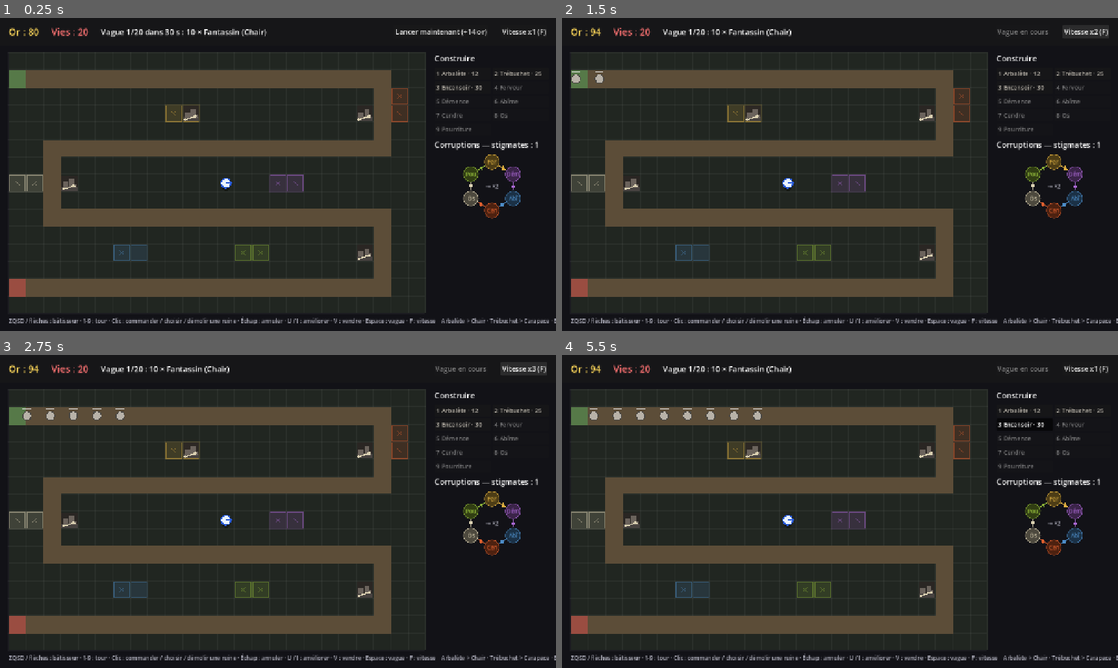
Above: before the commit, frames 1-4 (two rows, left to right).
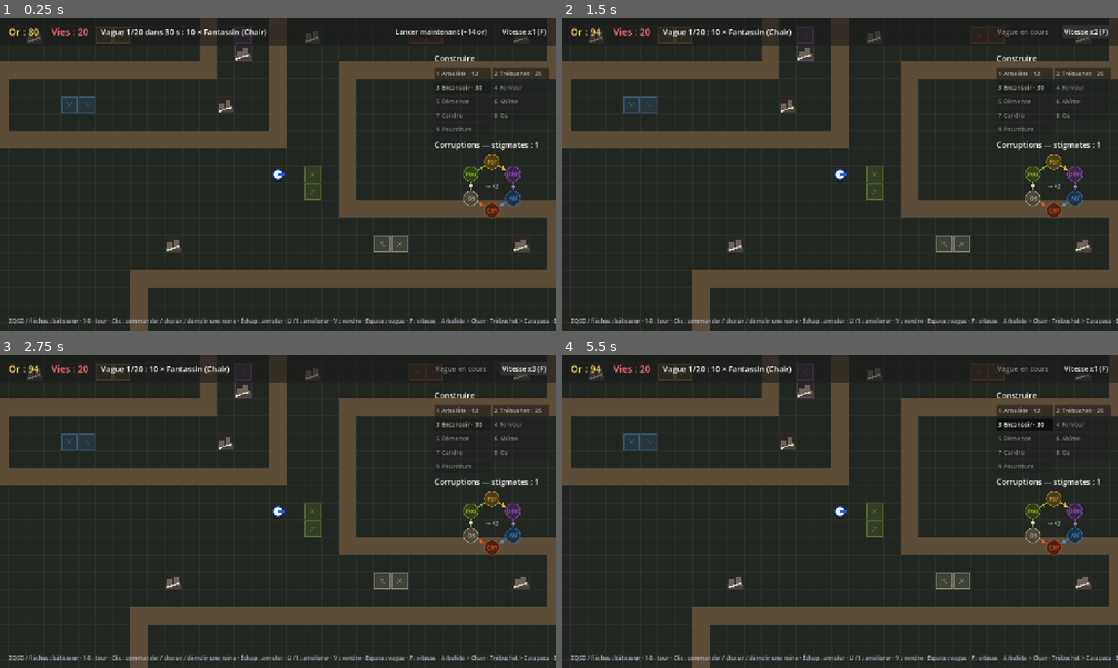
Above: after the commit, the same moments.

Repository: Vespper/TowerDefense
Game: Godot game, scene res://scenes/main/main.tscn
The game is run twice, just before and just after one commit, with the same random seed, the same clock (stepped at 60 frames per second) and the same inputs.
Inputs:
- Up to frame 1 (0.25 s): no input
- Up to frame 2 (1.5 s): click "Lancer maintenant (+14 or)" at 0.5 s; click "Vitesse x1 (F)" at 1.25 s
- Up to frame 3 (2.75 s): click "Vitesse x2 (F)" at 2 s
- Up to frame 4 (5.5 s): click "Vitesse x3 (F)" at 2.75 s; click "1 Arbalète · 12" at 3.5 s; click "2 Trébuchet · 25" at 4.25 s; click "3 Encensoir · 30" at 5 s

The runs differ from the first frame. In frame 1, 30% of the frame differs, in the area x 0-100%, y 0-100%; in frame 2, 30%; in frame 3, 30%; in frame 4, 30%.

Commit message:
Carte Charnier plus grande, caméra qui suit le bâtisseur, pause
Co-Authored-By: Claude Opus 5.5 <noreply@anthropic.com>
Claude-Session: https://claude.ai/code/session_01JcHKN9eG7ToWKNfS3dUWNC

Diff:
--- a/data/builder.tres
+++ b/data/builder.tres
@@ -4,3 +4,4 @@
 
 [resource]
 script = ExtResource("1")
+speed = 320.0
--- /dev/null
+++ b/data/maps/charnier.tres
@@ -0,0 +1,25 @@
+[gd_resource type="Resource" script_class="MapData" load_steps=2 format=3]
+
+[ext_resource type="Script" path="res://scripts/data/map_data.gd" id="1"]
+
+[resource]
+script = ExtResource("1")
+display_name = "Charnier"
+columns = 40
+rows = 24
+waypoints = Array[Vector2i]([Vector2i(0, 2), Vector2i(16, 2), Vector2i(16, 6), Vector2i(4, 6), Vector2i(4, 10), Vector2i(20, 10), Vector2i(20, 2), Vector2i(36, 2), Vector2i(36, 6), Vector2i(24, 6), Vector2i(24, 14), Vector2i(36, 14), Vector2i(36, 18), Vector2i(12, 18), Vector2i(12, 23)])
+corrupted_cells = Dictionary[Vector2i, int]({
+Vector2i(10, 4): 1,
+Vector2i(11, 4): 1,
+Vector2i(18, 4): 2,
+Vector2i(18, 5): 2,
+Vector2i(8, 8): 3,
+Vector2i(9, 8): 3,
+Vector2i(28, 4): 4,
+Vector2i(29, 4): 4,
+Vector2i(22, 12): 5,
+Vector2i(22, 13): 5,
+Vector2i(26, 16): 6,
+Vector2i(27, 16): 6
+})
+ruins = Array[Vector2i]([Vector2i(6, 4), Vector2i(17, 8), Vector2i(22, 4), Vector2i(34, 4), Vector2i(34, 16), Vector2i(14, 16), Vector2i(18, 5)])
--- a/data/waves/wave_01.tres
+++ b/data/waves/wave_01.tres
@@ -10,4 +10,4 @@
 armor = 1
 count = 10
 spawn_interval = 0.9
-health_multiplier = 1.8
+health_multiplier = 1.59
--- a/data/waves/wave_02.tres
+++ b/data/waves/wave_02.tres
@@ -10,4 +10,4 @@
 armor = 1
 count = 10
 spawn_interval = 0.7
-health_multiplier = 1.8
+health_multiplier = 1.59
--- a/data/waves/wave_03.tres
+++ b/data/waves/wave_03.tres
@@ -10,4 +10,4 @@
 armor = 2
 count = 10
 spawn_interval = 0.9
-health_multiplier = 1.8
+health_multiplier = 1.59
--- a/data/waves/wave_04.tres
+++ b/data/waves/wave_04.tres
@@ -10,4 +10,4 @@
 armor = 3
 count = 10
 spawn_interval = 0.9
-health_multiplier = 1.8
+health_multiplier = 1.59
--- a/data/waves/wave_05.tres
+++ b/data/waves/wave_05.tres
@@ -11,7 +11,7 @@
 armor = 1
 count = 24
 spawn_interval = 0.3
-health_multiplier = 4.22
+health_multiplier = 3.72
 elite = ExtResource("3")
 elite_count = 1
 elite_element = 4
--- a/data/waves/wave_06.tres
+++ b/data/waves/wave_06.tres
@@ -10,4 +10,4 @@
 armor = 3
 count = 12
 spawn_interval = 0.9
-health_multiplier = 4.22
+health_multiplier = 3.72
--- a/data/waves/wave_07.tres
+++ b/data/waves/wave_07.tres
@@ -11,7 +11,7 @@
 armor = 2
 count = 8
 spawn_interval = 1.4
-health_multiplier = 4.49
+health_multiplier = 3.95
 elite = ExtResource("3")
 elite_count = 2
 elite_element = 3
--- a/data/waves/wave_08.tres
+++ b/data/waves/wave_08.tres
@@ -10,4 +10,4 @@
 armor = 3
 count = 16
 spawn_interval = 0.5
-health_multiplier = 4.19
+health_multiplier = 3.68
--- a/data/waves/wave_09.tres
+++ b/data/waves/wave_09.tres
@@ -11,7 +11,7 @@
 armor = 1
 count = 14
 spawn_interval = 0.8
-health_multiplier = 4.91
+health_multiplier = 4.31
 elite = ExtResource("3")
 elite_count = 2
 elite_element = 1
--- a/data/waves/wave_10.tres
+++ b/data/waves/wave_10.tres
@@ -10,4 +10,4 @@
 armor = 2
 count = 1
 spawn_interval = 1.0
-health_multiplier = 3.08
+health_multiplier = 2.72
--- a/data/waves/wave_11.tres
+++ b/data/waves/wave_11.tres
@@ -11,7 +11,7 @@
 armor = 2
 count = 36
 spawn_interval = 0.25
-health_multiplier = 7.49
+health_multiplier = 6.59
 elite = ExtResource("3")
 elite_count = 3
 elite_element = 5
--- a/data/waves/wave_12.tres
+++ b/data/waves/wave_12.tres
@@ -10,4 +10,4 @@
 armor = 0
 count = 18
 spawn_interval = 0.6
-health_multiplier = 10.73
+health_multiplier = 9.44
--- a/data/waves/wave_13.tres
+++ b/data/waves/wave_13.tres
@@ -11,7 +11,7 @@
 armor = 1
 count = 16
 spawn_interval = 0.7
-health_multiplier = 14.69
+health_multiplier = 12.93
 elite = ExtResource("3")
 elite_count = 3
 elite_element = 6
--- a/data/waves/wave_14.tres
+++ b/data/waves/wave_14.tres
@@ -10,4 +10,4 @@
 armor = 0
 count = 18
 spawn_interval = 0.6
-health_multiplier = 14.69
+health_multiplier = 12.93
--- a/data/waves/wave_15.tres
+++ b/data/waves/wave_15.tres
@@ -10,4 +10,4 @@
 armor = 0
 count = 12
 spawn_interval = 1.0
-health_multiplier = 14.03
+health_multiplier = 12.35
--- a/data/waves/wave_16.tres
+++ b/data/waves/wave_16.tres
@@ -11,7 +11,7 @@
 armor = 2
 count = 22
 spawn_interval = 0.45
-health_multiplier = 16.33
+health_multiplier = 14.37
 elite = ExtResource("3")
 elite_count = 4
 elite_element = 2
--- a/data/waves/wave_17.tres
+++ b/data/waves/wave_17.tres
@@ -10,4 +10,4 @@
 armor = 0
 count = 44
 spawn_interval = 0.22
-health_multiplier = 19.45
+health_multiplier = 17.11
--- a/data/waves/wave_18.tres
+++ b/data/waves/wave_18.tres
@@ -10,4 +10,4 @@
 armor = 0
 count = 22
 spawn_interval = 0.5
-health_multiplier = 19.45
+health_multiplier = 17.11
--- a/data/waves/wave_19.tres
+++ b/data/waves/wave_19.tres
@@ -11,7 +11,7 @@
 armor = 0
 count = 24
 spawn_interval = 0.5
-health_multiplier = 25.29
+health_multiplier = 22.26
 elite = ExtResource("3")
 elite_count = 4
 elite_element = 4
--- a/data/waves/wave_20.tres
+++ b/data/waves/wave_20.tres
@@ -10,4 +10,4 @@
 armor = 0
 count = 1
 spawn_interval = 1.0
-health_multiplier = 9.74
+health_multiplier = 8.57
--- a/project.godot
+++ b/project.godot
@@ -115,6 +115,17 @@
 "events": [Object(InputEventKey,"resource_local_to_scene":false,"resource_name":"","device":-1,"window_id":0,"alt_press …(190 unchanged characters)…
 ]
 }
+pause_game={
+"deadzone": 0.2,
+"events": [Object(InputEventKey,"resource_local_to_scene":false,"resource_name":"","device":-1,"window_id":0,"alt_pressed":false,"shift_pressed":false,"ctrl_pressed":false,"meta_pressed":false,"pressed":false,"keycode":0,"physical_keycode":80,"key_label":0,"unicode":0,"location":0,"echo":false,"script":null)
+, Object(InputEventKey,"resource_local_to_scene":false,"resource_name":"","device":-1,"window_id":0,"alt_pressed":false,"shift_pressed":false,"ctrl_pressed":false,"meta_pressed":false,"pressed":false,"keycode":0,"physical_keycode":4194313,"key_label":0,"unicode":0,"location":0,"echo":false,"script":null)
+]
+}
+center_camera={
+"deadzone": 0.2,
+"events": [Object(InputEventKey,"resource_local_to_scene":false,"resource_name":"","device":-1,"window_id":0,"alt_pressed":false,"shift_pressed":false,"ctrl_pressed":false,"meta_pressed":false,"pressed":false,"keycode":0,"physical_keycode":67,"key_label":0,"unicode":0,"location":0,"echo":false,"script":null)
+]
+}
 sell_tower={
 "deadzone": 0.2,
 "events": [Object(InputEventKey,"resource_local_to_scene":false,"resource_name":"","device":-1,"window_id":0,"alt_press …(190 unchanged characters)…
--- /dev/null
+++ b/scenes/main/game_camera.gd
@@ -0,0 +1,84 @@
+class_name GameCamera
+extends Camera2D
+## Caméra de la partie. Elle suit le bâtisseur ; clic molette glissé pour regarder ailleurs,
+## molette pour zoomer, C pour revenir sur le bâtisseur. Dès que le bâtisseur bouge, elle le suit de nouveau.
+## Elle marche aussi pendant la pause, pour lire la carte.
+
+const ZOOM_MIN := 0.6
+const ZOOM_MAX := 1.5
+const ZOOM_STEP := 0.1
+## Vitesse de rattrapage du bâtisseur (plus grand = plus sec).
+const FOLLOW_SPEED := 6.0
+
+## Le nœud suivi (le bâtisseur).
+var target: Node2D
+## Vrai tant que la caméra suit le bâtisseur.
+var following: bool = true
+
+var _dragging: bool = false
+var _last_target_pos: Vector2
+
+
+func _ready() -> void:
+	process_mode = Node.PROCESS_MODE_ALWAYS
+	if target:
+		global_position = target.global_position
+		_last_target_pos = target.global_position
+
+
+## Limites de la caméra : la carte, avec une marge pour l'interface autour.
+func set_bounds(rect: Rect2, margin_left: float, margin_top: float, margin_right: float, margin_bottom: float) -> void:
+	limit_left = int(rect.position.x - margin_left)
+	limit_top = int(rect.position.y - margin_top)
+	limit_right = int(rect.end.x + margin_right)
+	limit_bottom = int(rect.end.y + margin_bottom)
+
+
+func _process(delta: float) -> void:
+	if target == null:
+		return
+	if target.global_position.distance_to(_last_target_pos) > 0.5:
+		# Le bâtisseur bouge : on le suit de nouveau
+		following = true
+		_last_target_pos = target.global_position
+	if following and not _dragging:
+		# Utiliser le temps réel : la caméra suit aussi en pause et à vitesse ×3
+		var real_delta := delta / maxf(Engine.time_scale, 0.01)
+		global_position = global_position.lerp(target.global_position, clampf(real_delta * FOLLOW_SPEED, 0.0, 1.0))
+	_clamp_to_limits()
+
+
+func _unhandled_input(event: InputEvent) -> void:
+	if event is InputEventMouseButton:
+		var mb := event as InputEventMouseButton
+		if mb.button_index == MOUSE_BUTTON_MIDDLE:
+			_dragging = mb.pressed
+			if mb.pressed:
+				following = false
+		elif mb.pressed and mb.button_index == MOUSE_BUTTON_WHEEL_UP:
+			set_zoom_level(zoom.x + ZOOM_STEP)
+		elif mb.pressed and mb.button_index == MOUSE_BUTTON_WHEEL_DOWN:
+			set_zoom_level(zoom.x - ZOOM_STEP)
+	elif event is InputEventMouseMotion and _dragging:
+		global_position -= (event as InputEventMouseMotion).relative / zoom
+	elif event.is_action_pressed("center_camera"):
+		following = true
+
+
+func set_zoom_level(level: float) -> void:
+	var z := clampf(level, ZOOM_MIN, ZOOM_MAX)
+	zoom = Vector2(z, z)
+
+
+## Garde le centre de la caméra dans ses limites (Camera2D ne limite que l'affichage, pas sa position).
+func _clamp_to_limits() -> void:
+	var half := get_viewport_rect().size / zoom / 2.0
+	var min_pos := Vector2(limit_left, limit_top) + half
+	var max_pos := Vector2(limit_right, limit_bottom) - half
+	if min_pos.x > max_pos.x:
+		min_pos.x = (limit_left + limit_right) / 2.0
+		max_pos.x = min_pos.x
+	if min_pos.y > max_pos.y:
+		min_pos.y = (limit_top + limit_bottom) / 2.0
+		max_pos.y = min_pos.y
+	global_position = global_position.clamp(min_pos, max_pos)
--- a/scenes/main/main.gd
+++ b/scenes/main/main.gd
@@ -49,16 +49,22 @@
 @onready var spawner: WaveSpawner = $WaveSpawner
 @onready var hud: Hud = $Hud
 @onready var builder: Builder = $Builder
+@onready var camera: GameCamera = $Camera
 
 
 func _ready() -> void:
 	Engine.time_scale = 1.0
+	get_tree().paused = false
 	gold = rules.start_gold
 	lives = rules.start_lives
 	essences = rules.start_essences
 	var board_rect := Rect2(board.global_position, Vector2(board.columns, board.rows) * board.cell_size)
 	builder.bounds = board_rect.grow(-12)
 	builder.global_position = board.cell_to_world(Vector2i(board.columns / 2, board.rows / 2))
+	# La caméra suit le bâtisseur ; marges pour l'interface (barre du haut, panneau de droite)
+	camera.target = builder
+	camera.global_position = builder.global_position
+	camera.set_bounds(board_rect, 20, 80, 300, 50)
 	next_wave_in = rules.first_wave_delay
 	_spawn_ruins()
 	spawner.enemy_spawned.connect(_on_enemy_spawned)
@@ -74,7 +80,7 @@
 
 
 func _process(delta: float) -> void:
-	if is_finished():
+	if is_finished() or is_paused():
 		return
 	if not spawner.is_spawning() and wave_index < waves.size():
 		next_wave_in -= delta
@@ -93,6 +99,9 @@
 		get_tree().reload_current_scene()
 		return
 	if is_finished():
+		return
+	if event.is_action_pressed("pause_game"):
+		toggle_pause()
 		return
 	for i in tower_types.size():
 		if event.is_action_pressed("select_tower_%d" % (i + 1)):
@@ -123,6 +132,19 @@
 			_select_tower(_towers_by_cell.get(cell))
 
 
+## Pause : le temps s'arrête (ennemis, tours, bâtisseur, compte à rebours), mais on peut lire,
+## regarder la carte et donner des ordres, qui s'exécuteront à la reprise.
+func toggle_pause() -> void:
+	if is_finished():
+		return
+	get_tree().paused = not get_tree().paused
+	hud.show_message("Pause\nP pour reprendre" if is_paused() else "")
+
+
+func is_paused() -> bool:
+	return get_tree().paused
+
+
 func is_finished() -> bool:
 	return state == State.WON or state == State.LOST
 
--- a/scenes/main/main.tscn
+++ b/scenes/main/main.tscn
@@ -1,12 +1,13 @@
-[gd_scene load_steps=37 format=3]
+[gd_scene load_steps=38 format=3]
 
 [ext_resource type="Script" path="res://scenes/main/main.gd" id="main"]
 [ext_resource type="Script" path="res://scenes/board/board.gd" id="board"]
 [ext_resource type="Script" path="res://scenes/main/wave_spawner.gd" id="spawner"]
+[ext_resource type="Script" path="res://scenes/main/game_camera.gd" id="camera"]
 [ext_resource type="PackedScene" path="res://scenes/ui/hud.tscn" id="hud"]
 [ext_resource type="PackedScene" path="res://scenes/builder/builder.tscn" id="builder"]
 [ext_resource type="Resource" path="res://data/rules.tres" id="rules"]
-[ext_resource type="Resource" path="res://data/maps/serpent.tres" id="map"]
+[ext_resource type="Resource" path="res://data/maps/charnier.tres" id="map"]
 [ext_resource type="Resource" path="res://data/towers/crossbow.tres" id="t_crossbow"]
 [ext_resource type="Resource" path="res://data/towers/trebuchet.tres" id="t_trebuchet"]
 [ext_resource type="Resource" path="res://data/towers/censer.tres" id="t_censer"]
@@ -38,29 +39,40 @@
 [ext_resource type="Resource" path="res://data/waves/wave_20.tres" id="w20"]
 
 [node name="Main" type="Node2D"]
+process_mode = 3
 script = ExtResource("main")
 rules = ExtResource("rules")
 tower_types = Array[Resource]([ExtResource("t_crossbow"), ExtResource("t_trebuchet"), ExtResource("t_censer"), ExtResource("t_fervor"), ExtResource("t_madness"), ExtResource("t_abyss"), ExtResource("t_ash"), ExtResource("t_bone"), ExtResource("t_rot")])
 waves = Array[Resource]([ExtResource("w1"), ExtResource("w2"), ExtResource("w3"), ExtResource("w4"), ExtResource("w5"), …(297 unchanged characters)…
 
 [node name="Board" type="Node2D" parent="."]
+process_mode = 1
 position = Vector2(20, 80)
 script = ExtResource("board")
 map = ExtResource("map")
 
 [node name="Ruins" type="Node2D" parent="."]
+process_mode = 1
 
 [node name="Towers" type="Node2D" parent="."]
+process_mode = 1
 
 [node name="Enemies" type="Node2D" parent="."]
+process_mode = 1
 
 [node name="Projectiles" type="Node2D" parent="."]
+process_mode = 1
 
 [node name="WaveSpawner" type="Node" parent="." node_paths=PackedStringArray("board", "enemies_root")]
+process_mode = 1
 script = ExtResource("spawner")
 board = NodePath("../Board")
 enemies_root = NodePath("../Enemies")
 
 [node name="Builder" parent="." instance=ExtResource("builder")]
+process_mode = 1
+
+[node name="Camera" type="Camera2D" parent="."]
+script = ExtResource("camera")
 
 [node name="Hud" parent="." instance=ExtResource("hud")]
--- a/tests/test_game.gd
+++ b/tests/test_game.gd
@@ -17,6 +17,8 @@
 ## Au-delà de ce nombre de tours, on améliore une fois sur deux.
 const BUILD_ONLY_UNTIL := 10
 const MAX_TOWERS := 30
+## Points de score perdus par case d'éloignement de la meilleure case.
+const SPREAD_PENALTY := 0.2
 
 var _main: Main
 var _passive: bool = false
@@ -135,6 +137,12 @@
 			score[cell] = n
 			_spots.append(cell)
 	_spots.sort_custom(func(a: Vector2i, b: Vector2i) -> bool: return score[a] > score[b])
+	# Sur une grande carte, regrouper les tours autour de la meilleure case (comme un joueur)
+	var anchor := _spots[0]
+	var value := {}
+	for c in _spots:
+		value[c] = score[c] - SPREAD_PENALTY * Vector2(c - anchor).length()
+	_spots.sort_custom(func(a: Vector2i, b: Vector2i) -> bool: return value[a] > value[b])
 
 
 func _report() -> void:
--- a/tests/test_input.gd
+++ b/tests/test_input.gd
@@ -11,11 +11,15 @@
 var _step: int = 0
 var _failures: int = 0
 var _checks: int = 0
-var _cell := Vector2i(6, 3)
+var _cell := Vector2i(2, 6)
 var _builder_start: Vector2
 var _gold_before_call: int = 0
 var _bonus_expected: int = 0
 var _ruin_cell: Vector2i
+var _paused_enemy: Node2D
+var _paused_pos: Vector2
+var _paused_site: Tower
+var _paused_frames: int = 0
 
 
 func _initialize() -> void:
@@ -96,9 +100,9 @@
 			# Terres corrompues : la Ferveur (débloquée plus haut) sur une terre de Ferveur, puis de Cendre (opposée)
 			_main.gold += 500
 			var fervor := _main.tower_types.find(load("res://data/towers/fervor.tres"))
-			var on_own := _main.try_build(fervor, Vector2i(9, 3))
+			var on_own := _main.try_build(fervor, _terrain_cell(Element.Type.FERVOR))
 			_check(on_own != null and is_equal_approx(on_own.terrain_multiplier(), _main.rules.terrain_bonus), "Ferveur sur terre de Ferveur : bonus")
-			var on_opposite := _main.try_build(fervor, Vector2i(22, 2))
+			var on_opposite := _main.try_build(fervor, _terrain_cell(Element.Type.ASH))
 			_check(on_opposite != null and is_equal_approx(on_opposite.terrain_multiplier(), _main.rules.terrain_malus), "Ferveur sur terre de Cendre : malus")
 			_check(is_equal_approx(on_opposite.damage(), on_opposite.data.damage * _main.rules.terrain_malus), "le malus réduit les dégâts")
 			_main.sell(on_own)
@@ -114,7 +118,26 @@
 		7:
 			if _main.board.can_build(_ruin_cell):
 				_check(_main.ruins().size() == _main.board.map.ruins.size() - 1, "ruine démolie, case libérée")
-				return _finish()
+				_key(KEY_P)
+				_step = 8
+		8:
+			_check(_main.is_paused(), "P : pause")
+			_paused_enemy = _main.enemies_root.get_child(0) if _main.enemies_root.get_child_count() > 0 else null
+			_paused_pos = _paused_enemy.global_position if _paused_enemy else Vector2.ZERO
+			_paused_site = _main.try_build(0, Vector2i(2, 7))
+			_check(_paused_site != null, "en pause, on peut encore commander une tour")
+			_paused_frames = 0
+			_step = 9
+		9:
+			_paused_frames += 1
+			if _paused_frames >= 30:
+				_check(_paused_enemy == null or _paused_enemy.global_position == _paused_pos, "en pause, les ennemis ne bougent pas")
+				_check(_paused_site.build_progress == 0.0, "en pause, le chantier n'avance pas")
+				_key(KEY_P)
+				_step = 10
+		10:
+			_check(not _main.is_paused(), "P : reprise")
+			return _finish()
 	return false
 
 
@@ -133,9 +156,17 @@
 		root.push_input(e)
 
 
+## Première case de terre de cette corruption sur la carte, sans ruine.
+func _terrain_cell(element: Element.Type) -> Vector2i:
+	for c in _main.board.map.corrupted_cells:
+		if _main.board.map.corrupted_cells[c] == element and _main.board.can_build(c):
+			return c
+	return Vector2i(-1, -1)
+
+
 func _click(world: Vector2) -> void:
 	# Coordonnées de la fenêtre (en headless elle est minuscule et l'image est mise à l'échelle)
-	var pos: Vector2 = root.get_final_transform() * world
+	var pos: Vector2 = root.get_final_transform() * (root.get_canvas_transform() * world)
 	var move := InputEventMouseMotion.new()
 	move.position = pos
 	root.push_input(move)
Not shown, added: scenes/main/game_camera.gd.uid
Not shown, changed: CLAUDE.md
Not shown, changed: docs/architecture.md
Not shown, changed: docs/decisions.md
Not shown, changed: docs/design/gdd.md
Not shown, changed: docs/roadmap.md
Not shown, changed: docs/wiki/batisseur.md
Not shown, changed: docs/wiki/cartes.md
Not shown, changed: docs/wiki/vagues.md
